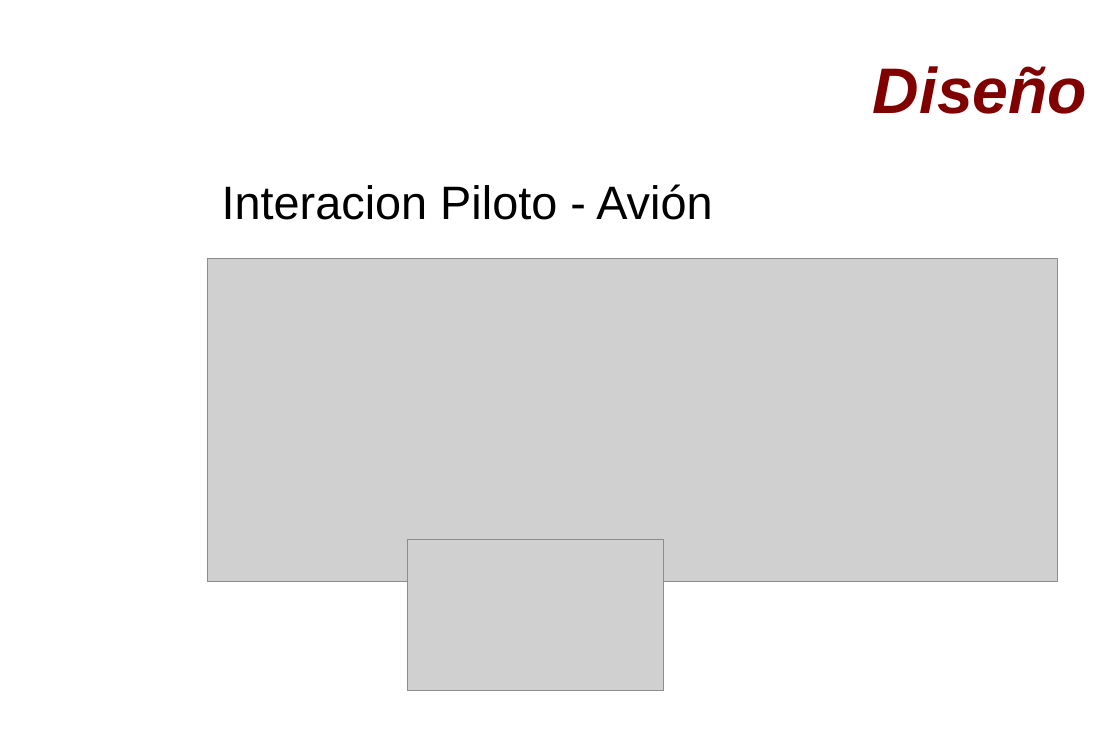
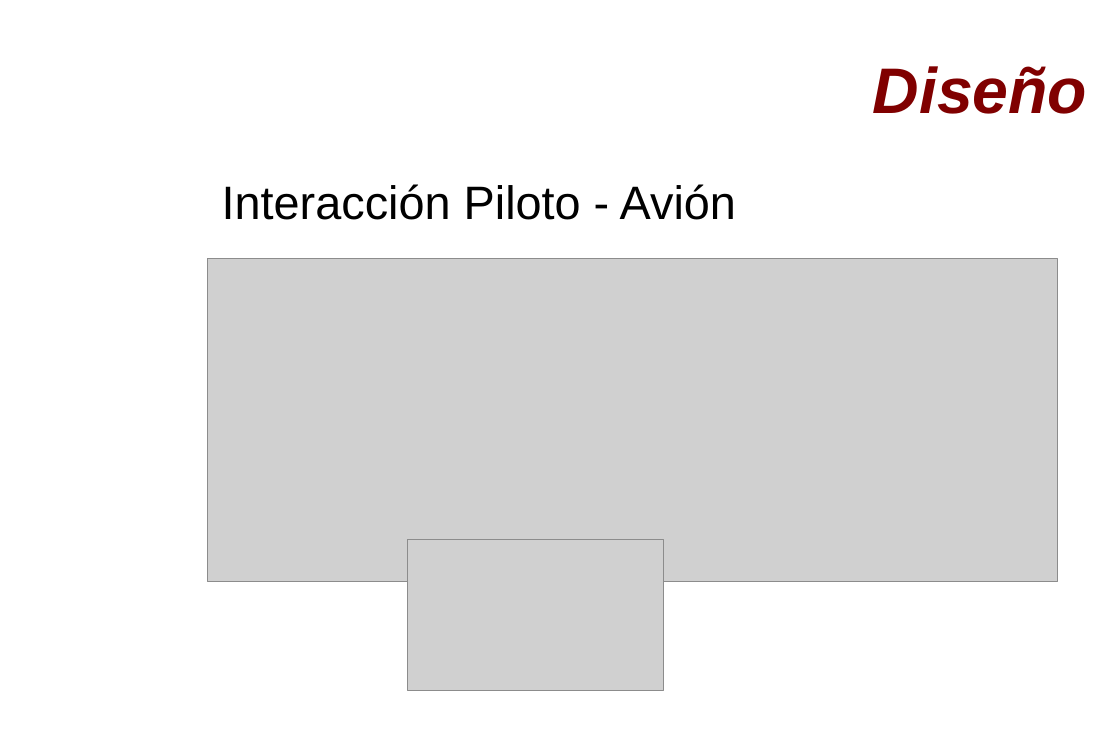
Before and after one commit to OrionGG/masterai, a slide deck: slide 11 of AI/AISubject/presentacion.ppt. Drawn at 1120x747 pixels with LibreOffice and Linux fonts; fonts in the diff are those of the drawing; grey boxes stand for pictures; background and template pictures are left out. Boxes give left, top, right and bottom in pixels: in the first picture for what was removed or moved away, otherwise in the second. Text is boxed around its words. In the diff, an @@ line names an element or a change of style, - is before the commit and + after.

```diff
--- a/AI/AISubject/presentacion.ppt
+++ b/AI/AISubject/presentacion.ppt
@@ text at [222,184,736,220]: text changed @@
-Interacion Piloto - Avión
+Interacción Piloto - Avión
```
Also in this commit, not shown: 5 other slides changed.
